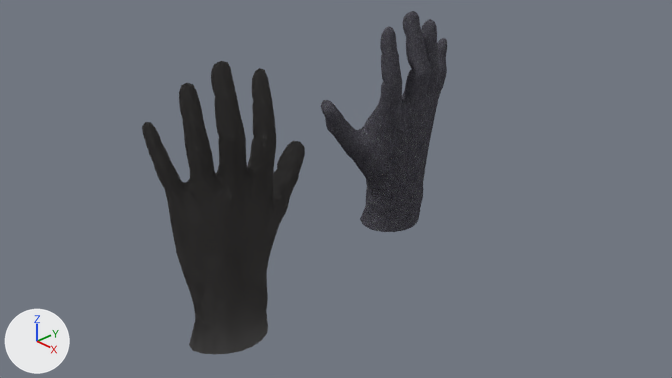
The Blender file Painbox 2018.1.4/Assets/Models/HandModel/Hands.blend, before and after one commit.
Before and after are seen from the file's camera 'Camera'. Lighting does not change. The marker at lower left points along +X, +Y and +Z.

The first picture shows 'Plane.001', 'Right hand'.
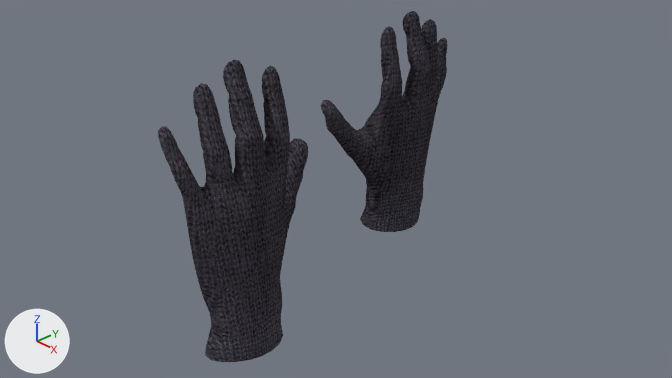
Location of each change, [x1, y1, x2, y2] in pixels of the pictures (672 x 378 px; the box of a moved part takes in the faces that stretch with it):
'Plane.001', surface changed, moved, turned: before [142, 61, 305, 354]; after [158, 60, 308, 362]
'Right hand', surface changed, reshaped: before [321, 11, 447, 232]; after [321, 11, 448, 232]
part 1 of me_plane, moved or reshaped: before [380, 17, 447, 91]; after [380, 17, 448, 91]
part 2 of me_plane, surface changed: [321, 11, 447, 232] in both

What changed in the scene script:
```text
Add img_texturescom_fabricwool0016_m_cropped_jpg:
    img_texturescom_fabricwool0016_m_cropped_jpg = load_image('TexturesCom_FabricWool0016_M_Cropped.jpg', 'TexturesCom_FabricWool0016_M_Cropped.jpg', 915, 1066, 'sRGB')
Change mat_material_001:
    remove # nodes: BsdfAnisotropic, BsdfHair, MixShader, OutputMaterial
    remove # colours: grey #898887
    nodes: BsdfAnisotropic, BsdfDiffuse, MixShader, OutputMaterial, TexImage
    colours: black #131313
    uses the picture img_texturescom_fabricwool0016_m_cropped_jpg
Change mat_material:
    where n1 = _N.new('ShaderNodeMixShader'); n1.name = 'Mix Shader'
    remove n2 = _N.new('ShaderNodeBsdfDiffuse'); n2.name = 'Diffuse BSDF'
    n1.inputs[0].default_value: 0.0 -> 0.298  # 'Factor'
    where n3 = _N.new('ShaderNodeBsdfAnisotropic'); n3.name = 'Glossy BSDF'
    add n3.inputs[0].default_value = (0.00656, 0.00656, 0.00656, 1.0)  # 'Color', black #131313
    remove n4 = _N.new('ShaderNodeTexImage'); n4.name = 'Image Texture.001'
    remove n4.image = img_texturescom_fabricwool0017_m_jpg
    add n2 = _N.new('ShaderNodeBsdfDiffuse'); n2.name = 'Diffuse BSDF'
    add n5 = _N.new('ShaderNodeTexImage'); n5.name = 'Image Texture.002'
    add n5.image = img_texturescom_fabricwool0016_m_cropped_jpg
    remove _L.new(n4.outputs[0], n2.inputs[0])  # 'Color' to 'Color'
    add _L.new(n5.outputs[0], n2.inputs[0])  # 'Color' to 'Color'
Change me_plane:
    used by ob_right_hand; location = (-0.56, 0.73, 0.57); rotation_euler = (1.571, 0.0, 0.0), in degrees (90, 0, 0); scale = (8.56, 8.56, 8.56)
    remove me_plane.from_pydata(...)  # 1045 vertices, 1036 faces; spans x -0.166..0.044, y 0.004..0.65, z -0.385..0.01
    add me_plane.from_pydata(...)  # 1061 vertices, 1044 faces; spans x -0.166..0.043, y 0.004..0.65, z -0.385..0.01
    me_plane part 1: 297 vertices moved from x -0.052..0.044, y 0.439..0.621, z -0.382..-0.108 to x -0.051..0.043, y 0.444..0.623, z -0.383..-0.109; 36 vertices removed from x -0.037..0.044, y 0.441..0.553, z -0.368..-0.109; 52 vertices added at x -0.036..0.043, y 0.444..0.584, z -0.369..-0.109
    me_plane part 2: 880 kept faces spanning x -0.166..0.043, y 0.004..0.65, z -0.385..0.01 get new texture (UV) coordinates
Change ob_plane_001:
    ob_plane_001.location: (-0.94, -0.36, 4.26) -> (-0.87, -0.49, 4.38)
    ob_plane_001.rotation_euler: (0.0235, 0.959, -1.542) -> (0.0235, 0.959, -1.387)  # degrees (1.3, 55, -88) -> degrees (1.3, 55, -79)
```
